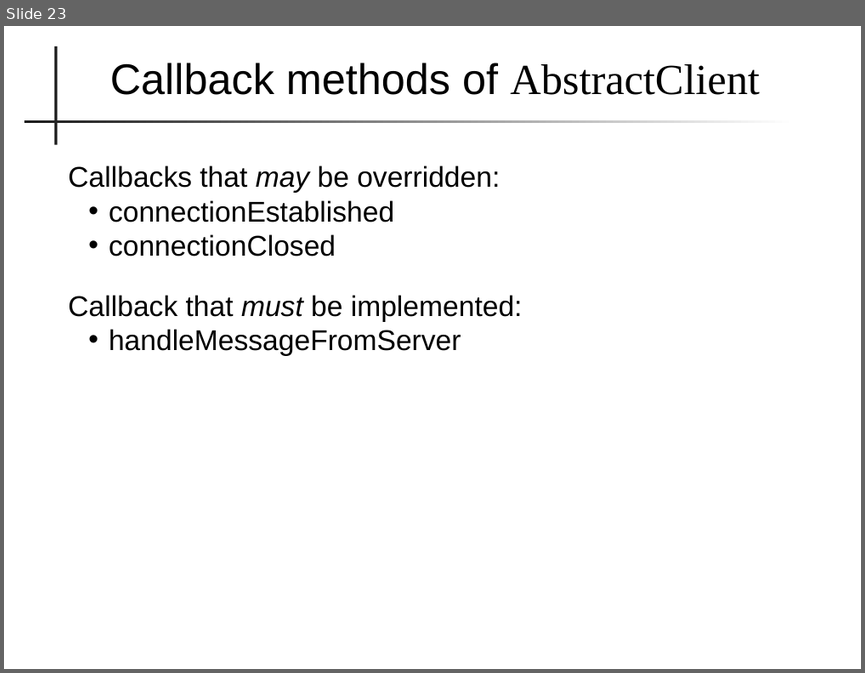
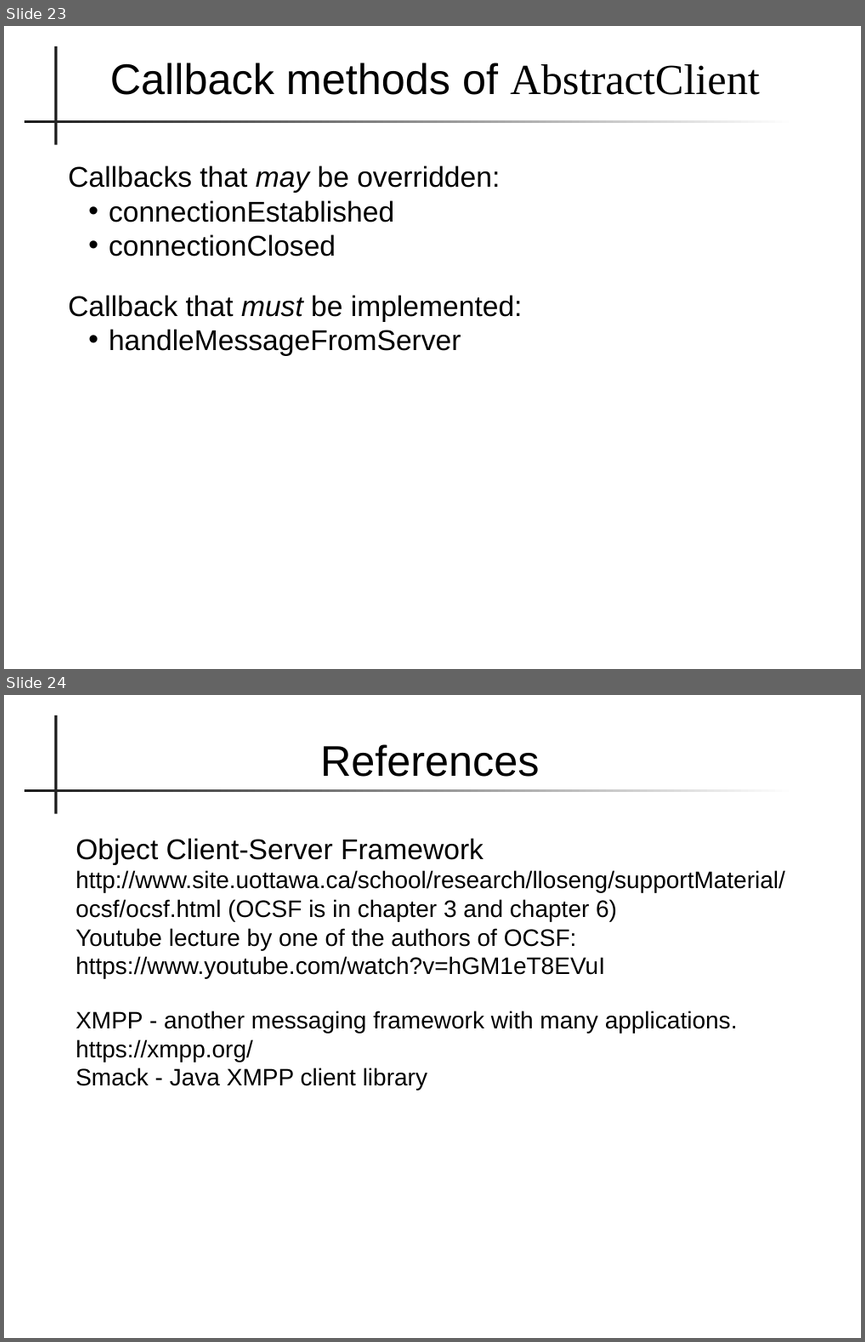
Before and after one commit to skeoop/skeoop.github.io, a slide deck: week11/Frameworks.pptx. Shown one above the other, each under a label of ours: slide 23 before the commit, slides 23 and 24 after it. The pictures are 865x673 and 865x1342 pixels, drawn with LibreOffice and Linux fonts; fonts in the diff are those of the drawing. Boxes give left, top, right and bottom in pixels: in the first picture for what was removed or moved away, otherwise in the second. Text is boxed around its words. In the diff, an @@ line names an element or a change of style, - is before the commit and + after.

Commit message:
minor update to Frameworks and PA6

```diff
--- a/week11/Frameworks.pptx
+++ b/week11/Frameworks.pptx
@@ slide 24 added at (4, 695, 861, 1338), background #FFFFFF; not listed: 2 template elements that a slide beside it also shows @@
@@ text added at (320, 744, 540, 777), 36 pt, text #000000 @@
+References
@@ text added at (75, 838, 785, 1089), 20 pt, text #000000 @@
+Object Client-Server Framework
+  http://www.site.uottawa.ca/school/research/lloseng/supportMaterial/ocsf/ocsf.html (OCSF is in chapter 3 and chapter 6)
+  Youtube lecture by one of the authors of OCSF:
+  https://www.youtube.com/watch?v=hGM1eT8EVuI
+XMPP - another messaging framework with many applications.
+  https://xmpp.org/
+  Smack - Java XMPP client library
```
Also in this commit, not shown: 2 slides changed, 3 other files.
